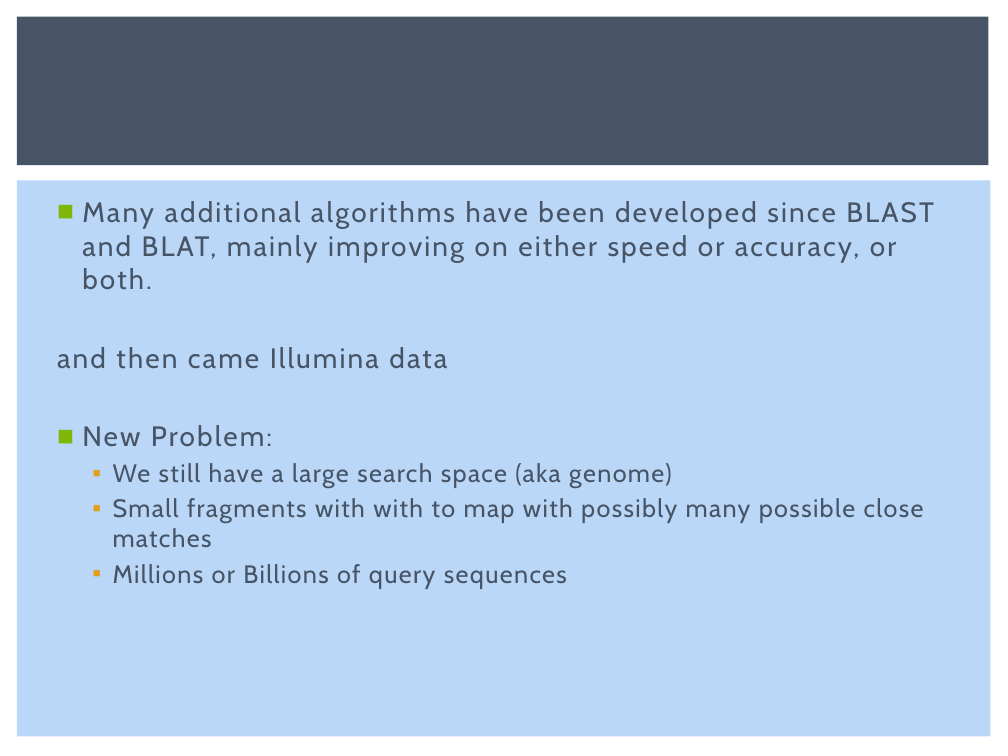
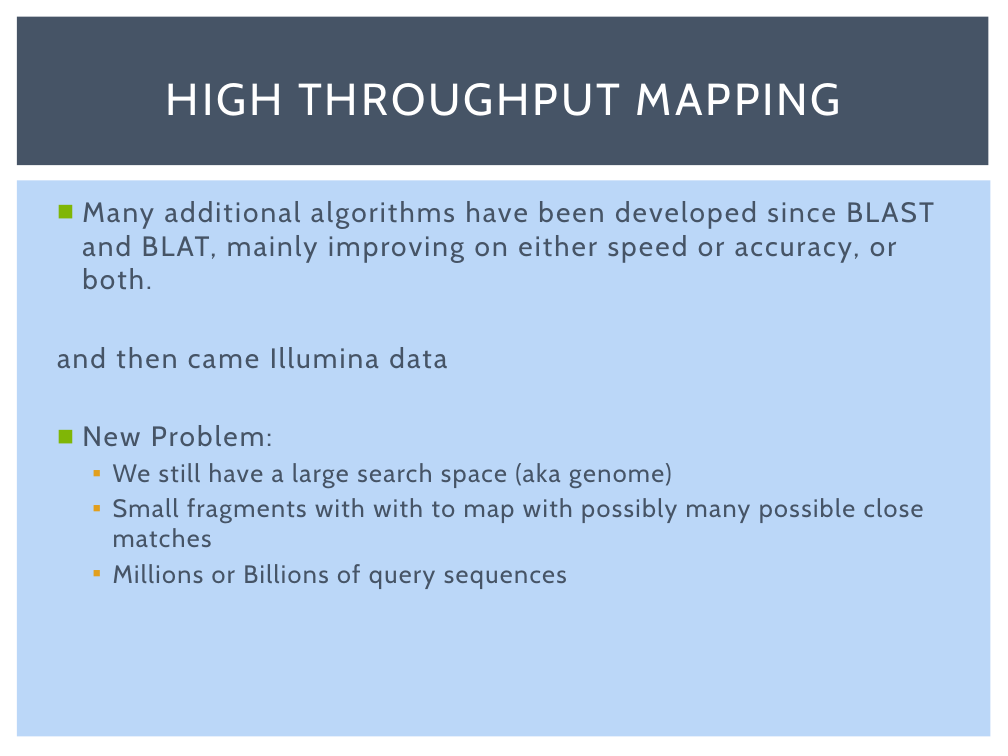
Before and after one commit to msettles/Workshop_RNAseq, a slide deck: slide 80 of powerpoints/RNA-seq-Piracicaba2015.pptx. Drawn at 1008x756 pixels with LibreOffice and Linux fonts; fonts in the diff are those of the drawing. Boxes give left, top, right and bottom in pixels: in the first picture for what was removed or moved away, otherwise in the second. Text is boxed around its words. In the diff, an @@ line names an element or a change of style, - is before the commit and + after.

```diff
--- a/powerpoints/RNA-seq-Piracicaba2015.pptx
+++ b/powerpoints/RNA-seq-Piracicaba2015.pptx
@@ title added at [166, 83, 841, 116], 32 pt, text #FFFFFF @@
+HIGH THROUGHPUT MAPPING
```
Also in this commit, not shown: 4 other slides changed, 2 slides added, 1 other file.
